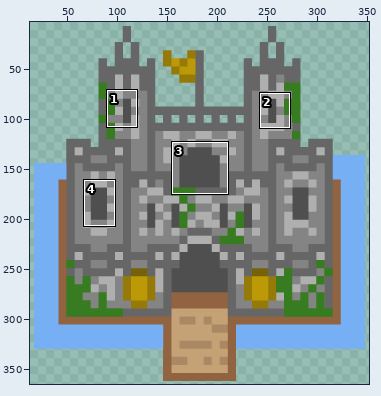
Sprite sheet: src/main/resources/static/sprites/castle.png. The first picture is a wide view before the edit; the outline marks the close-up.
Close-up. Before the commit:
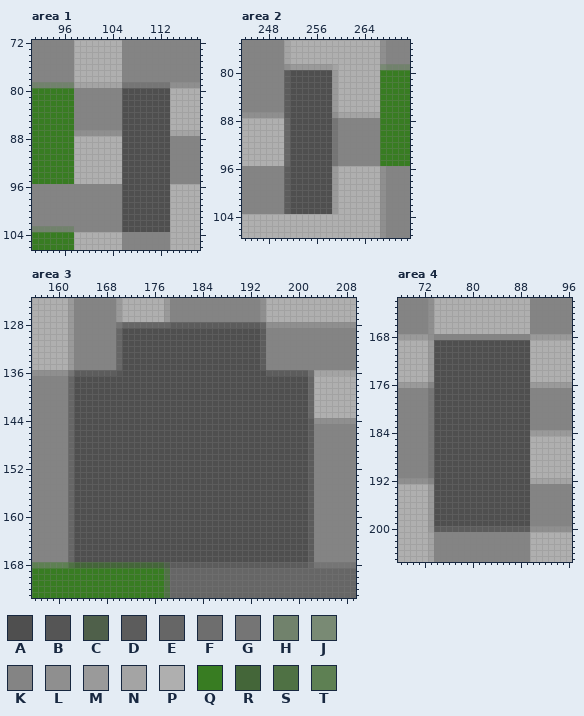
The file is 365x365 pixels. Colours within 5 levels of each other are drawn and written as one. Shown: area 1: x 91..118, y 72..106; area 2: x 244..271, y 75..107; area 3: x 156..209, y 124..173; area 4: x 68..96, y 162..205. The wide view leaves out empty margins. The commit also changed other parts of the picture, which this record leaves out.
Palette (. is transparent): A #4f4f4f  B #555555  C #4f604a  D #5c5c5c  E #666666  F #6e6e6e  G #757575  H #71826c  J #798a74  K #848484  L #8f8f8f  M #9a9a9a  N #a4a4a4  P #afafaf  Q #387c22  R #446639  S #4f7144  T #5e8053
New version:
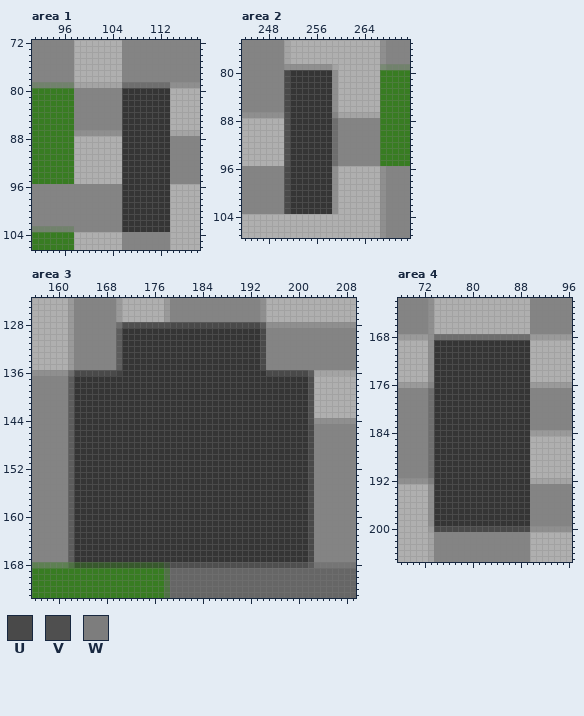
Colours new in this view: U #494949  V #4f4f4f  W #7d7d7d
Diff:
colour A: #4f4f4f -> #353535
colour B: #555555 -> #414141
colour C: #4f604a -> #42533d
colour R: #446639 -> #37592c
Area 1:
y 79: x 106..113 GGGGGGGG -> FFFFFFFF
Area 2:
y 79: x 252..258 MMMMMMM -> LLLLLLL
y 80..86: x 251 D -> U; x 259 M -> L
y 87: x 251 D -> V; x 259 L -> K
y 88..95: x 251 E -> V; x 259 G -> F
y 96..103: x 251 D -> U; x 259 M -> L
Area 3:
y 128: x 170..194 GEEEEEEEEDDDDDDDDDDDDDDDE -> FVVVVVVVVUUUUUUUUUUUUUUUD
y 129..135: x 170 E -> D; x 194 D -> U
y 136: x 162..169 GDDDDDDD -> FUUUUUUU; x 195..202 DDDDDDDF -> UUUUUUUD
y 137..143: x 162 E -> D; x 202 E -> V
y 144: x 162 E -> D; x 202 D -> V
y 145..167: x 162 E -> D; x 202 D -> U
y 168: x 179..202 DDDDDDDDDDDDDDDDDDDDDDDE -> VVVVVVVVVVVVVVVVVVVVVVVD
Area 4:
y 168: x 74..89 KKKKKKKKKKKKKKKK -> FFFFFFFFFFFFFFFF
y 169..175: x 73 M -> L
y 177..191: x 73 G -> F
y 192: x 73 K -> W
y 193..199: x 73 M -> L
y 200: x 74..89 DDDDDDDDDDDDDDDD -> UUUUUUUUUUUUUUUU
Where, in picture pixels (left, top, right, bottom), the same in both close-ups:
changed: (122, 82, 170, 232)
changed: (284, 64, 338, 214)
changed: (68, 322, 314, 568)
changed: (428, 334, 530, 532)
